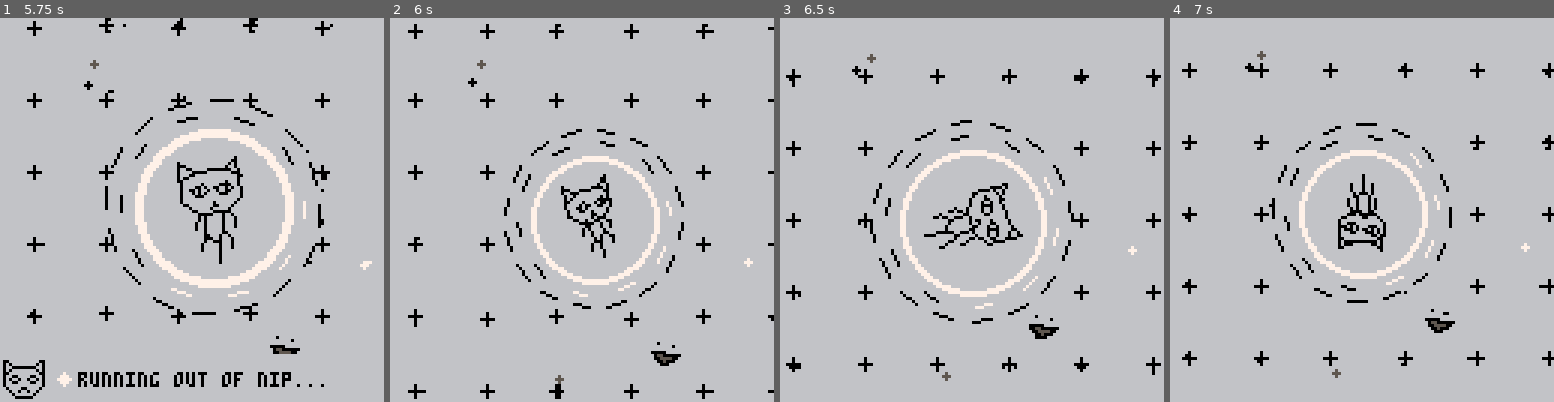
Above: before the commit, frames 1-4 (left to right).
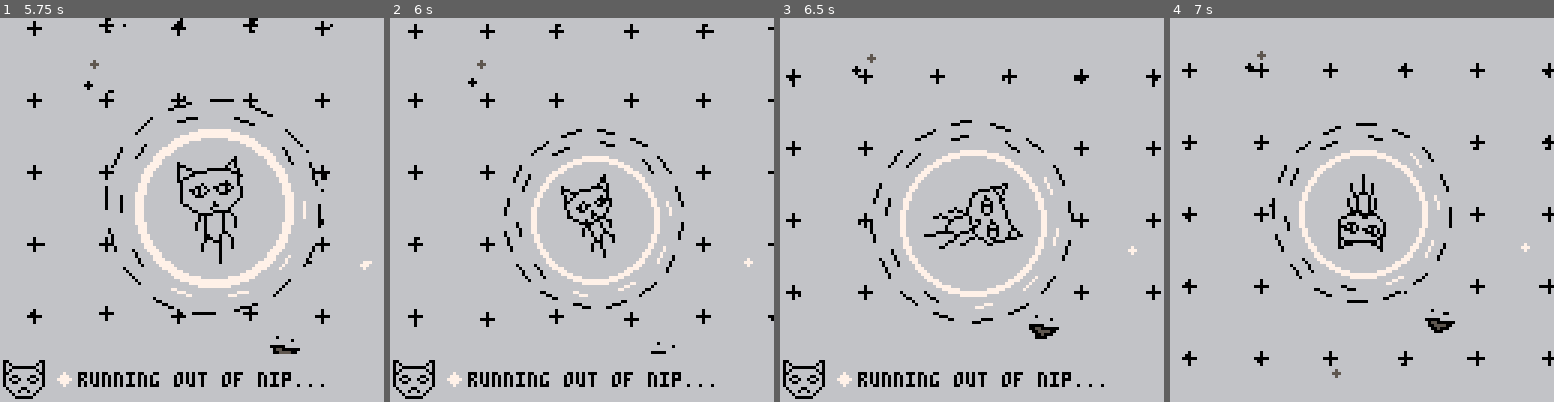
Above: after the commit, the same moments.

Repository: ianmart1n/AGBIC2016
Game: PICO-8 cartridge strungout.p8
The game is run twice, just before and just after one commit, with the same random seed, the same clock (stepped at 60 frames per second) and the same inputs.
Inputs:
- Up to frame 1 (5.75 s): tap X (X key) at 0.33, 1.07, 1.85, 2.97, 4.08, 5.2 s; tap O (Z key) at 0.7, 1.7, 2.1, 2.5, 2.9, 3.3, 3.7, 4.1, 4.5, 4.9, 5.3, 5.7 s; hold Right 1.6-2.1 s; hold Up 2.15-2.42 s; hold Right 2.47-3.03 s; hold Left 3.08-3.58 s; hold Down 3.63-3.97 s; hold Right 4.02-4.68 s; hold Up 4.73-5.03 s; hold Left 5.08-5.68 s; hold Down from 5.73 s (still down)
- Up to frame 2 (6 s): keep holding Down
- Up to frame 3 (6.5 s): release Down at 6.03 s; hold Right from 6.08 s (still down); tap O (Z key) at 6.1 s; tap X (X key) at 6.32 s
- Up to frame 4 (7 s): tap O (Z key) at 6.5, 6.9 s; release Right at 6.58 s; hold Right from 6.63 s (still down)

Frame 1 is identical in both runs. In frame 2, 1.8% of the frame differs, in the area x 0-100%, y 87-100%; in frame 3, 1.7%; in frame 4, nothing differs.

Commit message:
longer text delay

Diff:
--- a/strungout.p8
+++ b/strungout.p8
@@ -444,7 +444,7 @@
    cat.talk.txt2=cat.talk.txt2..sub(cat.talk.txt,1,1)
    cat.talk.txt=sub(cat.talk.txt,2,#cat.talk.txt)
 
-   if time()-cat.talk.time > 1+#cat.talk.txt2/30 then
+   if time()-cat.talk.time > 2+#cat.talk.txt2/30 then
     cat.talk.txt2=nil
     cat.talk.txt=nil
    end
